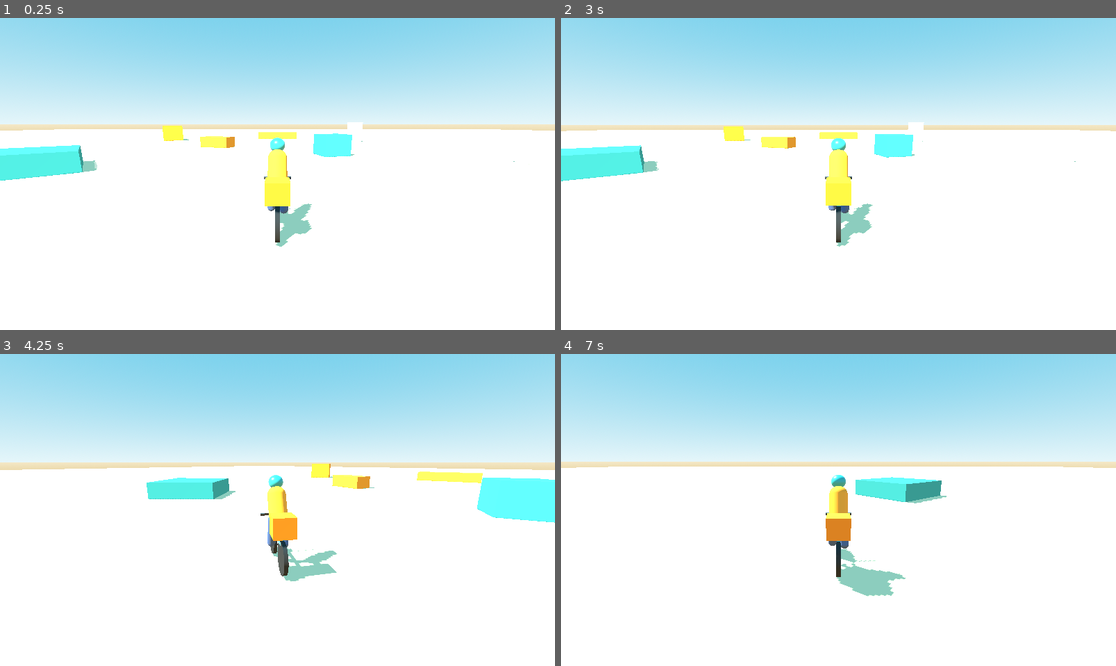
Above: before the commit, frames 1-4 (two rows, left to right).
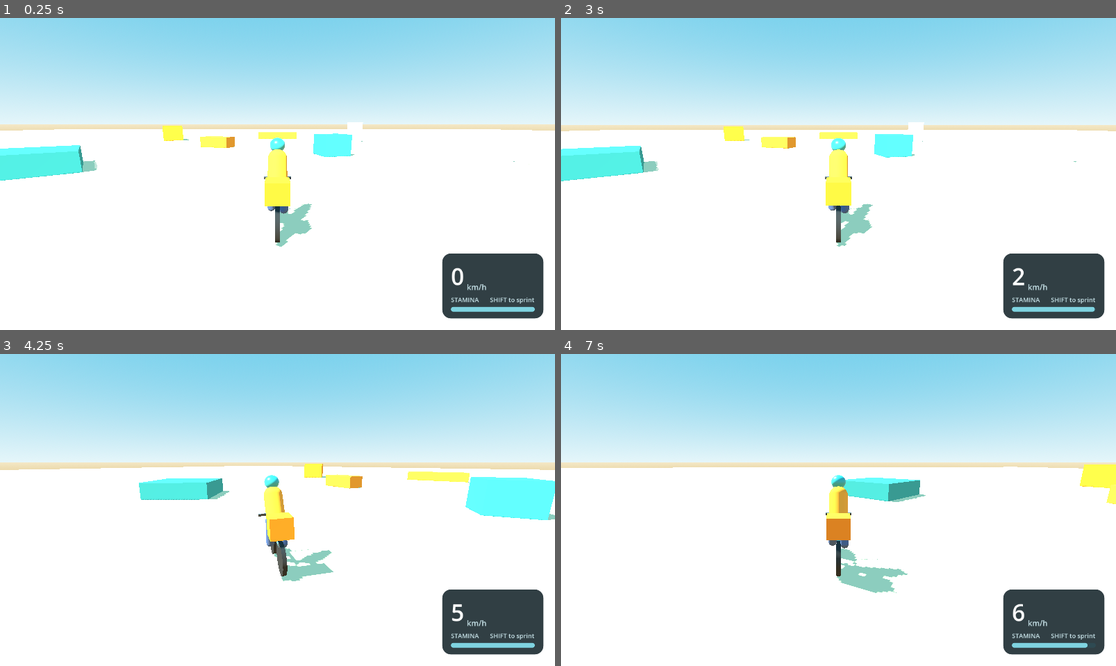
Above: after the commit, the same moments.

Repository: LouisRH47/five-stars-habibi
Game: Godot game, scene res://scenes/main.tscn
The game is run twice, just before and just after one commit, with the same random seed, the same clock (stepped at 60 frames per second) and the same inputs.
Inputs:
- Up to frame 1 (0.25 s): no input
- Up to frame 2 (3 s): tap Enter at 0.5, 2 s; hold D (steer_right) 0.53-1.28 s; hold Shift (sprint, bound only after the commit) 0.53-1.28 s; tap Space (handbrake) at 1.25, 2.75 s; hold Space (handbrake) 1.28-2.03 s; tap Shift (sprint, bound only after the commit) at 1.35, 2.85 s; hold D (steer_right) 2.03-2.78 s; hold Shift (sprint, bound only after the commit) 2.03-2.78 s; hold W (move_forward) from 2.78 s (still down)
- Up to frame 3 (4.25 s): release W (move_forward) at 3.53 s; hold A (steer_left) from 3.53 s (still down); hold Shift (sprint, bound only after the commit) from 3.53 s (still down)
- Up to frame 4 (7 s): release Shift (sprint, bound only after the commit) at 4.28 s; tap Shift (sprint, bound only after the commit) at 4.35, 5.85 s; release A (steer_left) at 5.03 s; hold Space (handbrake) 5.03-5.78 s; hold Shift (sprint, bound only after the commit) 5.03-5.78 s; tap Enter at 5.75 s; hold D (steer_right) 5.78-6.53 s; tap Space (handbrake) at 6.5 s; hold W (move_forward) from 6.53 s (still down); hold Shift (sprint, bound only after the commit) from 6.53 s (still down)

The runs differ from the first frame. In frame 1, 3.8% of the frame differs, in the area x 79-98%, y 75-97%; in frame 2, 3.8%; in frame 3, 5.5%; in frame 4, 5.9%, in the area x 0-100%, y 34-97%.

Commit message:
Session 2: bike feel, sprint stamina, lean, bumps and speed HUD
- Shift to sprint (32 km/h) with a stamina bar that drains and refills
- Gentler acceleration that eases off near top speed
- Rider leans into turns; camera shakes when you hit something
- ui/hud.tscn + scripts/hud.gd: speed in km/h and stamina bar, bottom right
- New tuning numbers in game_config.gd; PROGRESS.md updated

Co-Authored-By: Claude Opus 5.5 <noreply@anthropic.com>
Claude-Session: https://claude.ai/code/session_01HWXxWWRy54nDn1UbStJFRs

Diff:
--- a/project.godot
+++ b/project.godot
@@ -45,6 +45,11 @@
 "events": [Object(InputEventKey,"resource_local_to_scene":false,"resource_name":"","device":16,"window_id":0,"alt_press …(190 unchanged characters)…
 ]
 }
+sprint={
+"deadzone": 0.2,
+"events": [Object(InputEventKey,"resource_local_to_scene":false,"resource_name":"","device":16,"window_id":0,"alt_pressed":false,"shift_pressed":false,"ctrl_pressed":false,"meta_pressed":false,"pressed":false,"keycode":0,"physical_keycode":4194325,"key_label":0,"unicode":0,"location":0,"echo":false,"script":null)
+]
+}
 
 [physics]
 
--- a/scenes/main.tscn
+++ b/scenes/main.tscn
@@ -2,6 +2,8 @@
 
 [ext_resource type="Script" path="res://scripts/bike.gd" id="1_0wfyh"]
 [ext_resource type="Script" path="res://scripts/follow_camera.gd" id="2_sugp2"]
+[ext_resource type="PackedScene" path="res://ui/hud.tscn" id="3_jyhfs"]
+[ext_resource type="Script" path="res://scripts/hud.gd" id="4_tbgi4"]
 
 [sub_resource type="ProceduralSkyMaterial" id="ProceduralSkyMaterial_jyhfs"]
 sky_top_color = Color(0.30980393, 0.6627451, 0.8392157, 1)
@@ -324,3 +326,7 @@
 fov = 70.0
 script = ExtResource("2_sugp2")
 target = NodePath("../Bike")
+
+[node name="HUD" type="CanvasLayer" parent="." unique_id=1036215161 node_paths=PackedStringArray("bike") instance=ExtResource("3_jyhfs")]
+script = ExtResource("4_tbgi4")
+bike = NodePath("../Bike")
--- a/scripts/bike.gd
+++ b/scripts/bike.gd
@@ -1,26 +1,62 @@
 extends CharacterBody3D
 ## The player's bicycle.
 ## W / Up arrow = pedal, S / Down arrow = brake (then roll backwards),
-## A / D or Left / Right = steer, Space = handbrake.
+## A / D or Left / Right = steer, Space = handbrake, Shift = sprint.
 ## Tuning numbers are in scripts/game_config.gd.
+
+## Sent when the bike hits something. strength is 0 (tiny tap) to 1 (full-speed, head-on).
+signal bumped(strength: float)
 
 ## Current speed in metres per second. Positive = forwards.
 var speed := 0.0
+## Sprint energy, 0 to STAMINA_MAX.
+var stamina := GameConfig.STAMINA_MAX
+## True after stamina runs out, until it refills to STAMINA_TIRED_UNTIL.
+var tired := false
+## True while actually sprinting this frame.
+var sprinting := false
+
+var _steer := 0.0
+var _bump_cooldown := 0.0
+
+@onready var _model: Node3D = $Model
 
 
 func _physics_process(delta: float) -> void:
-	_update_speed(delta)
+	_update_stamina_and_speed(delta)
 	_update_steering(delta)
 	_move(delta)
+	_update_lean(delta)
+	_bump_cooldown = maxf(_bump_cooldown - delta, 0.0)
 
 
-func _update_speed(delta: float) -> void:
-	var max_speed := GameConfig.BIKE_MAX_SPEED_KMH / 3.6
+func _update_stamina_and_speed(delta: float) -> void:
 	var pedal := Input.get_action_strength("move_forward")
 	var brake := Input.get_action_strength("move_back")
 
+	sprinting = pedal > 0.0 and Input.is_action_pressed("sprint") and not tired and stamina > 0.0
+	if sprinting:
+		stamina = maxf(stamina - GameConfig.STAMINA_DRAIN_PER_SEC * delta, 0.0)
+		if stamina <= 0.0:
+			tired = true
+	else:
+		var refill := GameConfig.STAMINA_REFILL_PEDALLING if pedal > 0.0 else GameConfig.STAMINA_REFILL_COASTING
+		stamina = minf(stamina + refill * delta, GameConfig.STAMINA_MAX)
+		if tired and stamina >= GameConfig.STAMINA_TIRED_UNTIL:
+			tired = false
+
+	var max_kmh := GameConfig.BIKE_SPRINT_MAX_SPEED_KMH if sprinting else GameConfig.BIKE_MAX_SPEED_KMH
+	var accel := GameConfig.BIKE_SPRINT_ACCELERATION if sprinting else GameConfig.BIKE_ACCELERATION
+	var max_speed := max_kmh / 3.6
+
 	if pedal > 0.0:
-		speed = move_toward(speed, max_speed, GameConfig.BIKE_ACCELERATION * pedal * delta)
+		if speed > max_speed:
+			# Just stopped sprinting: ease back down to normal top speed.
+			speed = move_toward(speed, max_speed, GameConfig.BIKE_COAST_DRAG * delta)
+		else:
+			# Gentle start: you gain speed fastest from a standstill and slower near the top.
+			var ease_off := 1.0 - 0.6 * clampf(speed / max_speed, 0.0, 1.0)
+			speed = move_toward(speed, max_speed, accel * pedal * ease_off * delta)
 	elif brake > 0.0:
 		if speed > 0.1:
 			speed = move_toward(speed, 0.0, GameConfig.BIKE_BRAKE * brake * delta)
@@ -35,14 +71,13 @@
 
 
 func _update_steering(delta: float) -> void:
-	var steer := Input.get_action_strength("steer_left") - Input.get_action_strength("steer_right")
-	if steer == 0.0:
+	_steer = Input.get_action_strength("steer_left") - Input.get_action_strength("steer_right")
+	if _steer == 0.0:
 		return
-	var max_speed := GameConfig.BIKE_MAX_SPEED_KMH / 3.6
-	var speed_ratio := clampf(absf(speed) / max_speed, 0.0, 1.0)
+	var speed_ratio := clampf(absf(speed) / (GameConfig.BIKE_MAX_SPEED_KMH / 3.6), 0.0, 1.0)
 	# You can't turn while standing still, and turning is a bit gentler at top speed.
 	var grip := clampf(speed_ratio * 3.0, 0.0, 1.0) * lerpf(1.0, 0.6, speed_ratio)
-	var turn := deg_to_rad(GameConfig.BIKE_STEER_DEG_PER_SEC) * steer * grip * delta
+	var turn := deg_to_rad(GameConfig.BIKE_STEER_DEG_PER_SEC) * _steer * grip * delta
 	if speed < 0.0:
 		turn = -turn  # steering flips when rolling backwards, like a real bike
 	rotate_y(turn)
@@ -65,5 +100,17 @@
 		var normal := get_slide_collision(i).get_normal()
 		if absf(normal.y) < 0.5:
 			var head_on := absf(forward.dot(normal))
+			var strength := head_on * clampf(absf(speed) / (GameConfig.BIKE_MAX_SPEED_KMH / 3.6), 0.0, 1.0)
 			speed *= lerpf(1.0, GameConfig.BIKE_BUMP_SPEED_KEEP, head_on)
+			if strength >= GameConfig.BUMP_MIN_STRENGTH and _bump_cooldown <= 0.0:
+				_bump_cooldown = GameConfig.BUMP_COOLDOWN
+				bumped.emit(strength)
 			break
+
+
+func _update_lean(delta: float) -> void:
+	# Lean into turns: more lean when going faster. Only the model leans, not the physics body.
+	var speed_ratio := clampf(absf(speed) / (GameConfig.BIKE_MAX_SPEED_KMH / 3.6), 0.0, 1.0)
+	var target_lean := deg_to_rad(GameConfig.BIKE_LEAN_MAX_DEG) * _steer * speed_ratio
+	var follow := 1.0 - exp(-GameConfig.BIKE_LEAN_SMOOTHING * delta)
+	_model.rotation.z = lerpf(_model.rotation.z, target_lean, follow)
--- a/scripts/follow_camera.gd
+++ b/scripts/follow_camera.gd
@@ -1,29 +1,48 @@
 extends Camera3D
 ## Follows the bike from behind and a little above, smoothly.
-## Distance and height are in scripts/game_config.gd.
+## Shakes a bit when the bike bumps into something.
+## Distance, height and shake are in scripts/game_config.gd.
 
 ## The thing to follow (the bike).
 @export var target: Node3D
+
+var _shake := 0.0
+var _rest_position := Vector3.ZERO
 
 
 func _ready() -> void:
 	# The camera moves every frame in _process, so it shouldn't be smoothed again by physics.
 	physics_interpolation_mode = Node.PHYSICS_INTERPOLATION_MODE_OFF
-	if target:
-		global_position = _wanted_position()
-		_aim()
+	if target == null:
+		return
+	if target.has_signal("bumped"):
+		target.bumped.connect(_on_bumped)
+	_rest_position = _wanted_position()
+	global_position = _rest_position
+	_aim()
 
 
 func _process(delta: float) -> void:
 	if target == null:
 		return
 	var catch_up := 1.0 - exp(-GameConfig.CAMERA_FOLLOW_SMOOTHING * delta)
-	global_position = global_position.lerp(_wanted_position(), catch_up)
+	_rest_position = _rest_position.lerp(_wanted_position(), catch_up)
+
+	var jolt := Vector3.ZERO
+	if _shake > 0.001:
+		var size := GameConfig.CAMERA_SHAKE_AMOUNT * _shake
+		jolt = Vector3(randf_range(-size, size), randf_range(-size, size), 0.0)
+		_shake = lerpf(_shake, 0.0, 1.0 - exp(-GameConfig.CAMERA_SHAKE_FADE * delta))
+	global_position = _rest_position + jolt
 	_aim()
 
 
+func _on_bumped(strength: float) -> void:
+	_shake = maxf(_shake, strength)
+
+
 func _target_transform() -> Transform3D:
-	# The smoothed position of the bike between physics steps, so nothing shakes.
+	# The smoothed position of the bike between physics steps, so nothing shakes by accident.
 	return target.get_global_transform_interpolated()
 
 
--- a/scripts/game_config.gd
+++ b/scripts/game_config.gd
@@ -11,6 +11,23 @@
 const BIKE_HANDBRAKE := 14.0          # m/s lost per second with Space
 const BIKE_STEER_DEG_PER_SEC := 110.0 # how fast the bike turns
 const BIKE_BUMP_SPEED_KEEP := 0.25    # speed kept after riding straight into something
+const BIKE_LEAN_MAX_DEG := 14.0       # how far the rider leans into a turn at full speed
+const BIKE_LEAN_SMOOTHING := 8.0      # higher = leans in and out faster
+
+# --- Sprinting (hold Shift while pedalling) ---
+const BIKE_SPRINT_MAX_SPEED_KMH := 32.0
+const BIKE_SPRINT_ACCELERATION := 4.5 # m/s gained per second while sprinting
+const STAMINA_MAX := 100.0
+const STAMINA_DRAIN_PER_SEC := 22.0   # about 4.5 seconds of sprinting from full
+const STAMINA_REFILL_PEDALLING := 6.0 # refill per second while pedalling normally
+const STAMINA_REFILL_COASTING := 18.0 # refill per second when you stop pedalling
+const STAMINA_TIRED_UNTIL := 25.0     # after running out, you can't sprint again until this much is back
+
+# --- Bumps ---
+const BUMP_MIN_STRENGTH := 0.15       # smaller knocks than this don't shake the camera
+const BUMP_COOLDOWN := 0.4            # seconds between camera shakes
+const CAMERA_SHAKE_AMOUNT := 0.25     # metres the camera jolts on a full-speed crash
+const CAMERA_SHAKE_FADE := 5.0        # higher = shake dies down faster
 
 # --- Camera ---
 const CAMERA_DISTANCE := 4.5          # metres behind the bike
--- /dev/null
+++ b/scripts/hud.gd
@@ -0,0 +1,25 @@
+extends CanvasLayer
+## On-screen panel (bottom right): speed in km/h and the sprint stamina bar.
+
+## The bike to read speed and stamina from.
+@export var bike: Node
+
+const BAR_NORMAL := Color("7FD3E0")
+const BAR_TIRED := Color("F59A2E")
+
+@onready var _speed: Label = $Panel/Margin/Rows/SpeedRow/Speed
+@onready var _bar: ProgressBar = $Panel/Margin/Rows/Stamina
+@onready var _fill: StyleBoxFlat = _bar.get_theme_stylebox("fill").duplicate()
+
+
+func _ready() -> void:
+	_bar.max_value = GameConfig.STAMINA_MAX
+	_bar.add_theme_stylebox_override("fill", _fill)
+
+
+func _process(_delta: float) -> void:
+	if bike == null:
+		return
+	_speed.text = str(roundi(absf(bike.speed) * 3.6))
+	_bar.value = bike.stamina
+	_fill.bg_color = BAR_TIRED if bike.tired else BAR_NORMAL
--- /dev/null
+++ b/ui/hud.tscn
@@ -0,0 +1,94 @@
+[gd_scene format=3]
+
+[ext_resource type="Script" path="res://scripts/hud.gd" id="1_rbyyf"]
+
+[sub_resource type="StyleBoxFlat" id="StyleBoxFlat_276te"]
+bg_color = Color(0.05882353, 0.1254902, 0.14901961, 0.86)
+corner_radius_top_left = 18
+corner_radius_top_right = 18
+corner_radius_bottom_right = 18
+corner_radius_bottom_left = 18
+
+[sub_resource type="StyleBoxFlat" id="StyleBoxFlat_546lt"]
+bg_color = Color(0.18039216, 0.2901961, 0.32156864, 1)
+corner_radius_top_left = 5
+corner_radius_top_right = 5
+corner_radius_bottom_right = 5
+corner_radius_bottom_left = 5
+
+[sub_resource type="StyleBoxFlat" id="StyleBoxFlat_7ihmi"]
+bg_color = Color(0.49803922, 0.827451, 0.8784314, 1)
+corner_radius_top_left = 5
+corner_radius_top_right = 5
+corner_radius_bottom_right = 5
+corner_radius_bottom_left = 5
+
+[node name="HUD" type="CanvasLayer" unique_id=1036215161]
+script = ExtResource("1_rbyyf")
+
+[node name="Panel" type="PanelContainer" parent="." unique_id=618163567]
+custom_minimum_size = Vector2(210, 0)
+anchors_preset = 3
+anchor_left = 1.0
+anchor_top = 1.0
+anchor_right = 1.0
+anchor_bottom = 1.0
+offset_left = -234.0
+offset_top = -134.0
+offset_right = -24.0
+offset_bottom = -24.0
+grow_horizontal = 0
+grow_vertical = 0
+theme_override_styles/panel = SubResource("StyleBoxFlat_276te")
+
+[node name="Margin" type="MarginContainer" parent="Panel" unique_id=740298529]
+layout_mode = 2
+theme_override_constants/margin_left = 18
+theme_override_constants/margin_top = 14
+theme_override_constants/margin_right = 18
+theme_override_constants/margin_bottom = 14
+
+[node name="Rows" type="VBoxContainer" parent="Panel/Margin" unique_id=1800304725]
+layout_mode = 2
+theme_override_constants/separation = 6
+
+[node name="SpeedRow" type="HBoxContainer" parent="Panel/Margin/Rows" unique_id=236858449]
+layout_mode = 2
+theme_override_constants/separation = 6
+
+[node name="Speed" type="Label" parent="Panel/Margin/Rows/SpeedRow" unique_id=436105369]
+layout_mode = 2
+theme_override_font_sizes/font_size = 48
+theme_override_colors/font_color = Color(1, 1, 1, 1)
+text = "0"
+
+[node name="Unit" type="Label" parent="Panel/Margin/Rows/SpeedRow" unique_id=2143146328]
+layout_mode = 2
+size_flags_vertical = 8
+theme_override_font_sizes/font_size = 16
+theme_override_colors/font_color = Color(0.7882353, 0.89411765, 0.91764706, 1)
+text = "km/h"
+
+[node name="StaminaRow" type="HBoxContainer" parent="Panel/Margin/Rows" unique_id=1361244368]
+layout_mode = 2
+
+[node name="Title" type="Label" parent="Panel/Margin/Rows/StaminaRow" unique_id=1136216593]
+layout_mode = 2
+size_flags_horizontal = 3
+theme_override_font_sizes/font_size = 13
+theme_override_colors/font_color = Color(0.7882353, 0.89411765, 0.91764706, 1)
+text = "STAMINA"
+
+[node name="Hint" type="Label" parent="Panel/Margin/Rows/StaminaRow" unique_id=961846233]
+layout_mode = 2
+theme_override_font_sizes/font_size = 13
+theme_override_colors/font_color = Color(0.7882353, 0.89411765, 0.91764706, 1)
+text = "SHIFT to sprint"
+
+[node name="Stamina" type="ProgressBar" parent="Panel/Margin/Rows" unique_id=1347498092]
+custom_minimum_size = Vector2(0, 10)
+layout_mode = 2
+theme_override_styles/background = SubResource("StyleBoxFlat_546lt")
+theme_override_styles/fill = SubResource("StyleBoxFlat_7ihmi")
+value = 100.0
+show_percentage = false
Not shown, added: scripts/hud.gd.uid
Not shown, changed: PROGRESS.md
